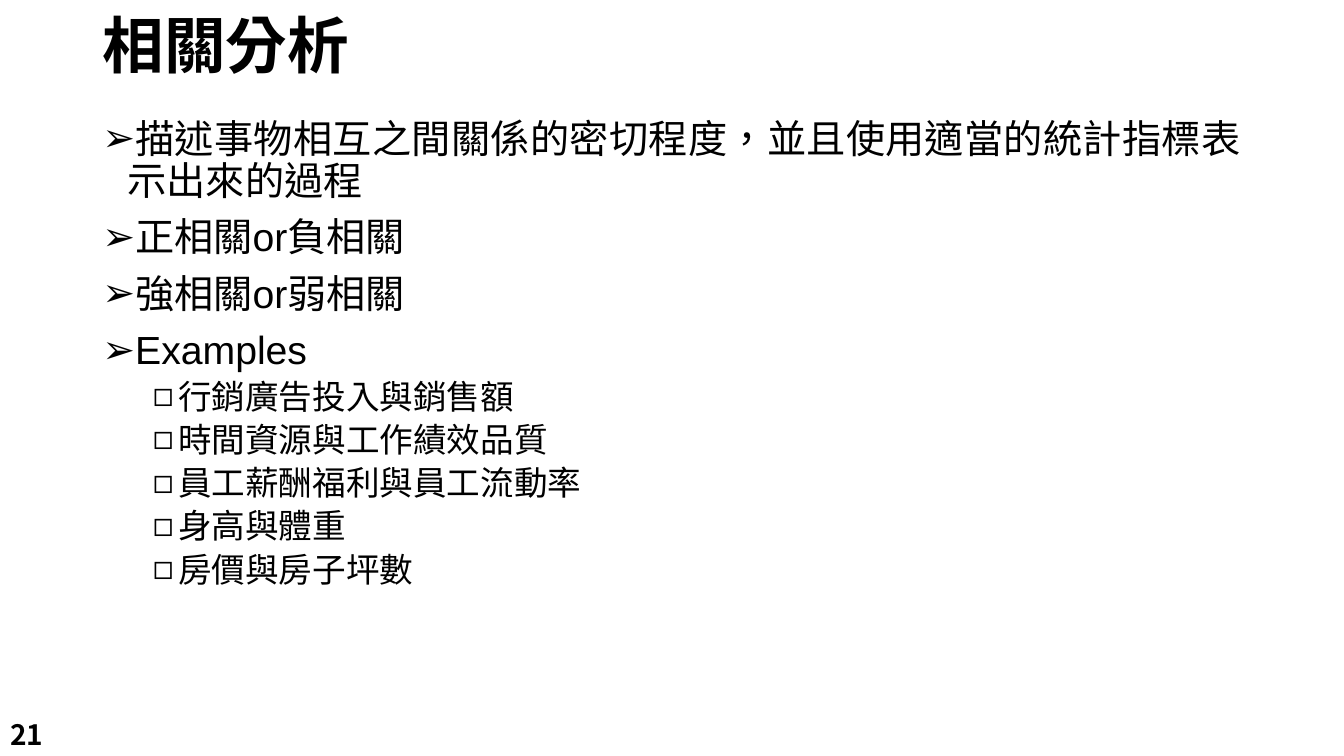
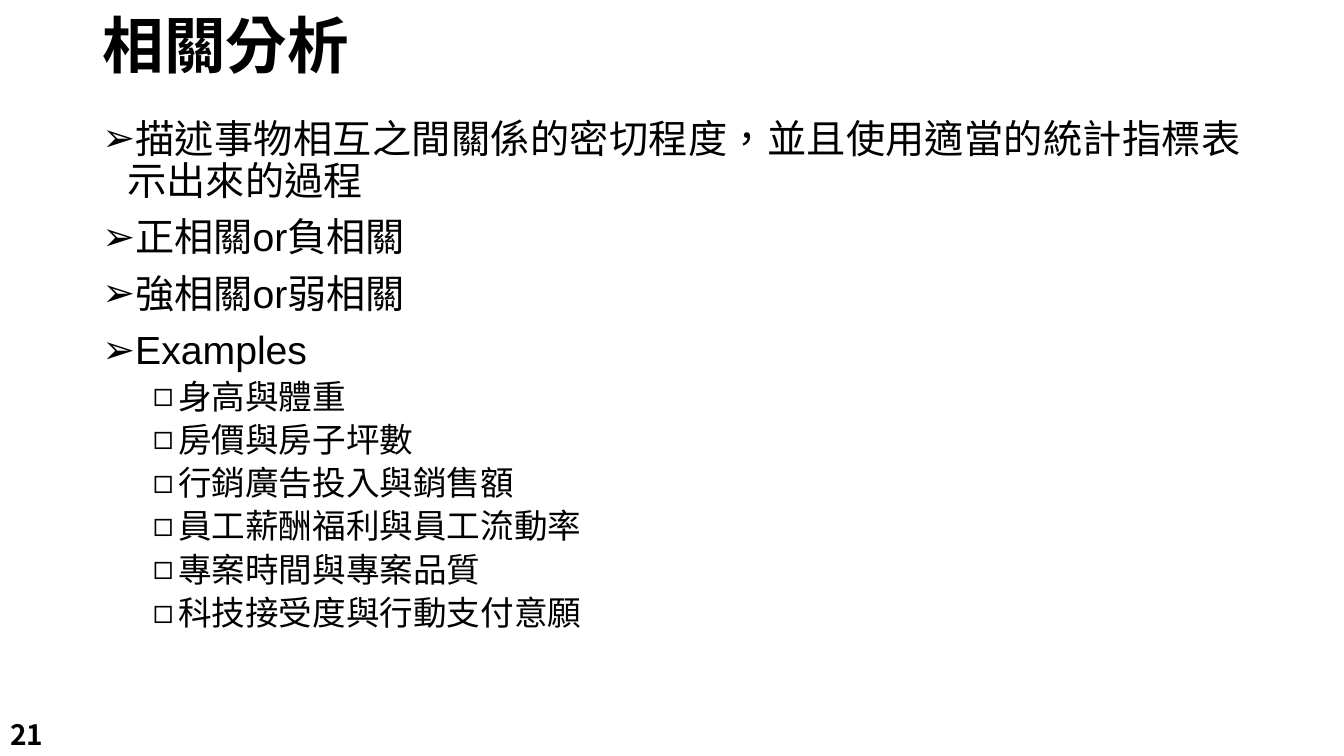
Before and after one commit to LeBronWilly/Basic_R_Language, a slide deck: slide 21 of R_Presentation.pptx. Drawn at 1344x756 pixels with LibreOffice and Linux fonts; fonts in the diff are those of the drawing; background and template pictures are left out. Boxes give left, top, right and bottom in pixels: in the first picture for what was removed or moved away, otherwise in the second. Text is boxed around its words. In the diff, an @@ line names an element or a change of style, - is before the commit and + after.

```diff
--- a/R_Presentation.pptx
+++ b/R_Presentation.pptx
@@ text at box(178, 380, 581, 498): paragraphs removed @@
-  ◻ 行銷廣告投入與銷售額
-  ◻ 時間資源與工作績效品質
-  ◻ 員工薪酬福利與員工流動率
@@ text at box(178, 466, 581, 628): paragraphs added @@
+  ◻ 行銷廣告投入與銷售額
+  ◻ 員工薪酬福利與員工流動率
+  ◻ 專案時間與專案品質
+  ◻ 科技接受度與行動支付意願
```
Also in this commit, not shown: 2 other slides changed.
